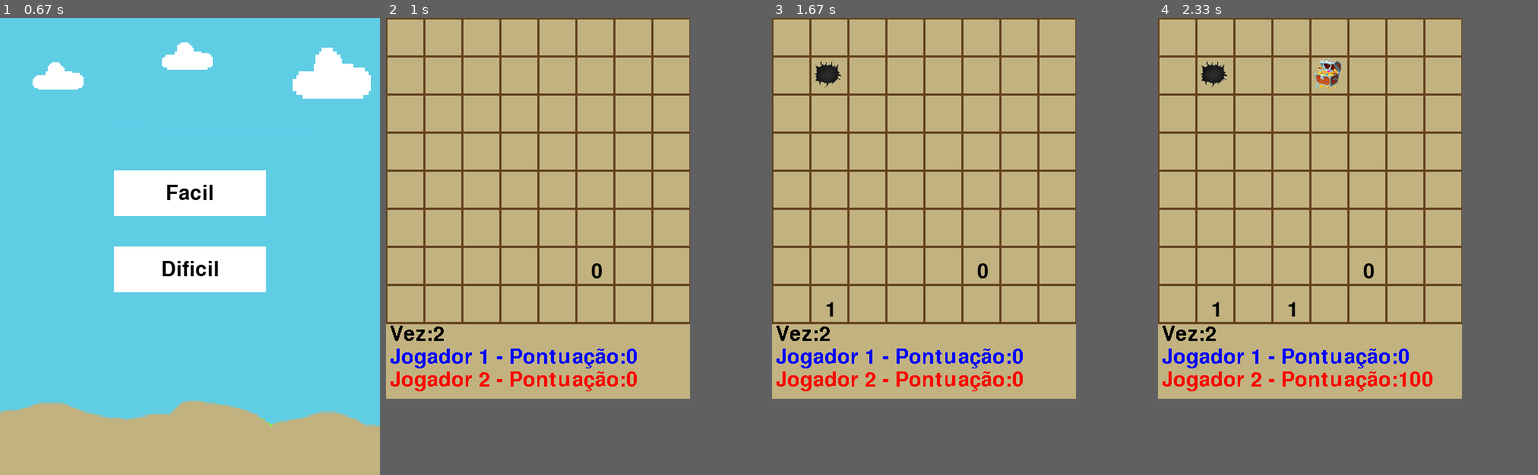
Above: before the commit, frames 1-4 (left to right).
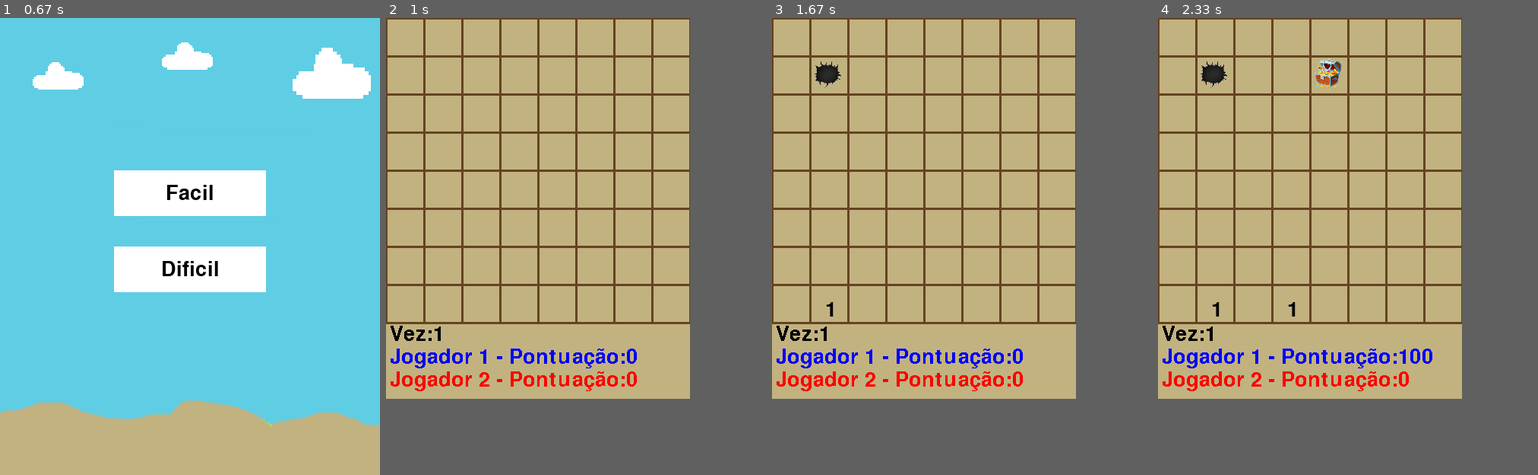
Above: after the commit, the same moments.

Repository: ThiagoDiasFigueiredo/Caca_ao_tesouro_Pygame
Game: pygame game, started from main.py
The game is run twice, just before and just after one commit, with the same random seed, the same clock (stepped at 60 frames per second) and the same inputs.
Inputs (mouse positions are in pixels of both pictures, inside the frame that each line leads up to):
- Up to frame 1 (0.67 s): tap Enter at 0.33 s
- Up to frame 2 (1 s): click (576, 273) at 0.72 s
- Up to frame 3 (1.67 s): click (829, 296) at 1.05 s; click (844, 68) at 1.38 s
- Up to frame 4 (2.33 s): click (1317, 81) at 1.72 s; click (1294, 305) at 2.05 s

Frame 1 is identical in both runs. In frame 2, 0.1% of the frame differs, in the area x 12-57%, y 53-71%; in frame 3, 0.1%; in frame 4, 0.4%, in the area x 12-73%, y 53-81%.

Commit message:
consertei o bug de clicar no botao e ao mesmo tempo clicar no quadrado

Diff:
--- a/main.py
+++ b/main.py
@@ -176,7 +176,7 @@
 
                 estado = 'jogando'
 
-            if evento.type == pygame.MOUSEBUTTONDOWN and estado == 'jogando':
+            elif evento.type == pygame.MOUSEBUTTONDOWN and estado == 'jogando':
                 x, y = evento.pos
                 coluna = x // 50
                 linha = y // 50
